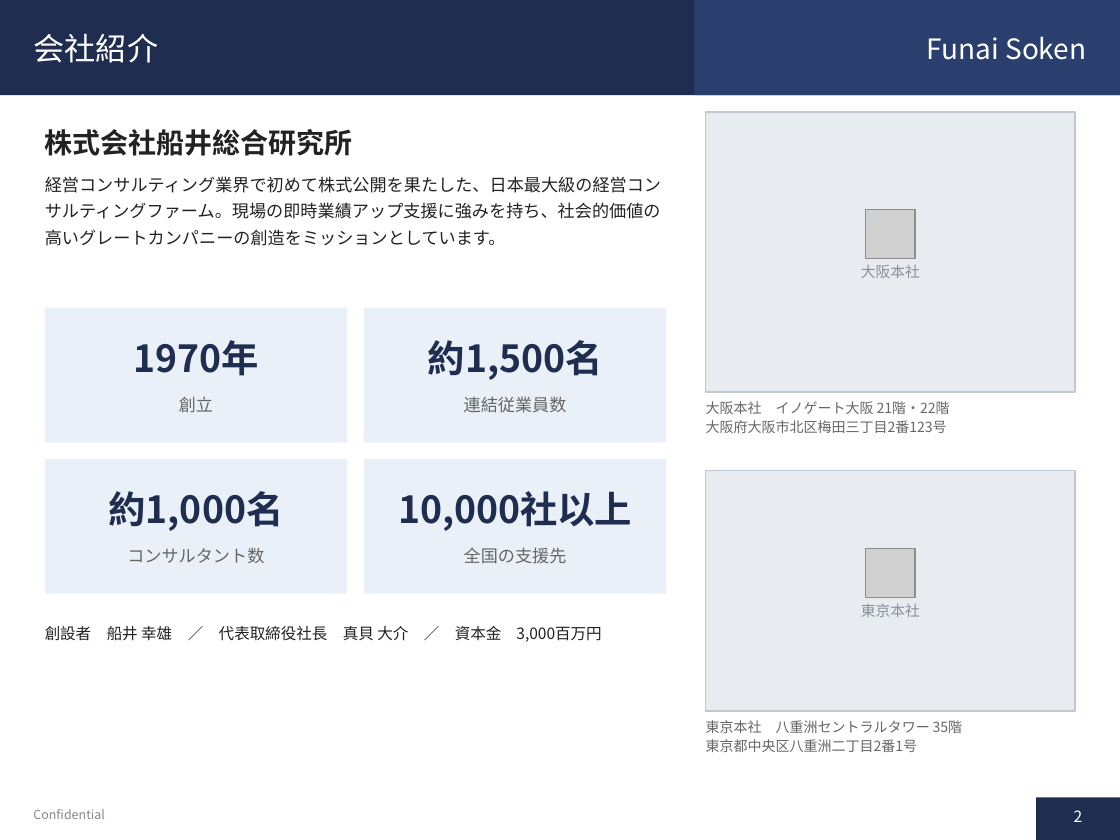
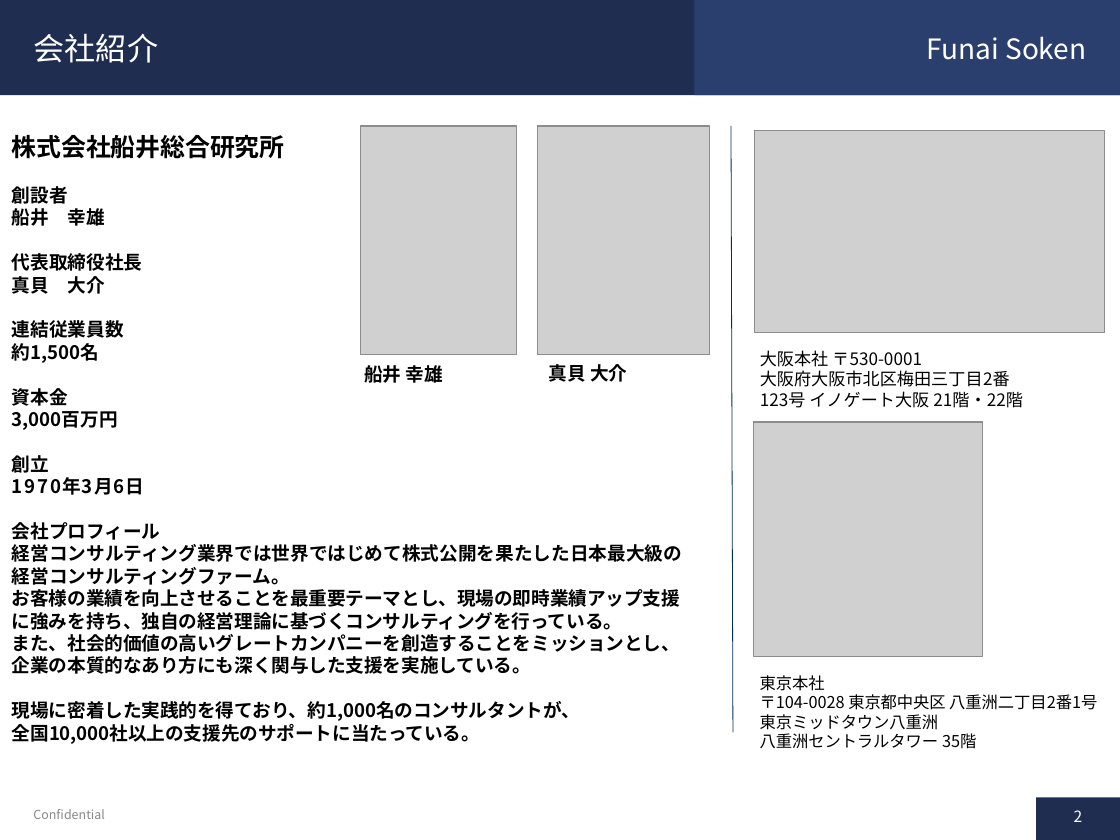
Before and after one commit to soshiro-iki-sys/-, a slide deck: slide 2 of proposals/遺品整理事業_企画書.pptx. Drawn at 1120x840 pixels with LibreOffice and Linux fonts; fonts in the diff are those of the drawing; grey boxes stand for pictures. Boxes give left, top, right and bottom in pixels: in the first picture for what was removed or moved away, otherwise in the second. Text is boxed around its words. In the diff, an @@ line names an element or a change of style, - is before the commit and + after.

```diff
--- a/proposals/遺品整理事業_企画書.pptx
+++ b/proposals/遺品整理事業_企画書.pptx
@@ rectangle removed at bbox=[706, 112, 1075, 392] @@
@@ text added at bbox=[12, 135, 682, 744], 12 pt, text #000000, bold @@
+株式会社船井総合研究所
+創設者
+船井 幸雄
+代表取締役社長
+真貝 大介
+連結従業員数
+約1,500名
+資本金
+3,000百万円
+創立
+1970年3月6日
+会社プロフィール
+経営コンサルティング業界では世界ではじめて株式公開を果たした日本最大級の経営コンサルティングファーム。
+お客様の業績を向上させることを最重要テーマとし、現場の即時業績アップ支援に強みを持ち、独自の経営理論に基づくコンサルティングを行っている。
+また、社会的価値の高いグレートカンパニーを創造することをミッションとし、企業の本質的なあり方にも深く関与した支援を実施している。
+現場に密着した実践的を得ており、約1,000名のコンサルタントが、
+全国10,000社以上の支援先のサポートに当たっている。
@@ text removed at bbox=[45, 129, 353, 156] @@
-株式会社船井総合研究所
@@ picture added at bbox=[361, 127, 517, 355] @@
@@ picture added at bbox=[538, 127, 709, 355] @@
@@ line added from (731, 127) to (732, 732), #003054 0.5 pt @@
@@ picture added at bbox=[755, 131, 1104, 333] @@
@@ text removed at bbox=[45, 176, 661, 246] @@
-経営コンサルティング業界で初めて株式公開を果たした、日本最大級の経営コンサルティングファーム。現場の即時業績アップ支援に強みを持ち、社会的価値の高いグレートカンパニーの創造をミッションとしています。
@@ picture removed at bbox=[866, 209, 915, 259] @@
@@ rectangle added at bbox=[109, 243, 439, 696], fill #FFFFFF at 20% opacity @@
@@ text removed at bbox=[861, 265, 920, 278] @@
-大阪本社
@@ rectangle removed at bbox=[45, 308, 347, 442] @@
@@ rectangle removed at bbox=[364, 308, 666, 442] @@
@@ text removed at bbox=[133, 340, 258, 376] @@
-1970年
@@ text removed at bbox=[428, 340, 603, 380] @@
-約1,500名
@@ text at bbox=[760, 350, 1023, 408]: text changed; size 9 to 11 pt; text colour #666666 to #000000 @@
-大阪本社 イノゲート大阪 21階・22階
-大阪府大阪市北区梅田三丁目2番123号
+大阪本社 〒530-0001
+大阪府大阪市北区梅田三丁目2番 123号 イノゲート大阪 21階・22階
@@ text added at bbox=[364, 365, 443, 383], 12 pt, text #000000, bold @@
+船井 幸雄
@@ text added at bbox=[549, 364, 627, 382], 12 pt, text #000000, bold @@
+真貝 大介
@@ text removed at bbox=[179, 397, 213, 413] @@
-創立
@@ text removed at bbox=[464, 396, 567, 413] @@
-連結従業員数
@@ picture added at bbox=[754, 422, 983, 657] @@
@@ rectangle removed at bbox=[45, 459, 347, 594] @@
@@ rectangle removed at bbox=[364, 459, 666, 594] @@
@@ rectangle removed at bbox=[706, 470, 1075, 711] @@
@@ text removed at bbox=[109, 491, 284, 531] @@
-約1,000名
@@ text removed at bbox=[398, 491, 632, 531] @@
-10,000社以上
@@ text removed at bbox=[127, 547, 264, 563] @@
-コンサルタント数
@@ text removed at bbox=[464, 547, 567, 564] @@
-全国の支援先
@@ picture removed at bbox=[866, 548, 915, 597] @@
@@ text removed at bbox=[45, 626, 601, 642] @@
-創設者 船井 幸雄 ／ 代表取締役社長 真貝 大介 ／ 資本金 3,000百万円
@@ text removed at bbox=[861, 604, 920, 617] @@
-東京本社
@@ text at bbox=[760, 675, 1097, 749]: text changed; size 9 to 10.5 pt; text colour #666666 to #000000 @@
-東京本社 八重洲セントラルタワー 35階
-東京都中央区八重洲二丁目2番1号
+東京本社
+〒104-0028 東京都中央区 八重洲二丁目2番1号
+東京ミッドタウン八重洲
+八重洲セントラルタワー 35階
```
Also in this commit, not shown: 12 other slides changed, 11 other files.
